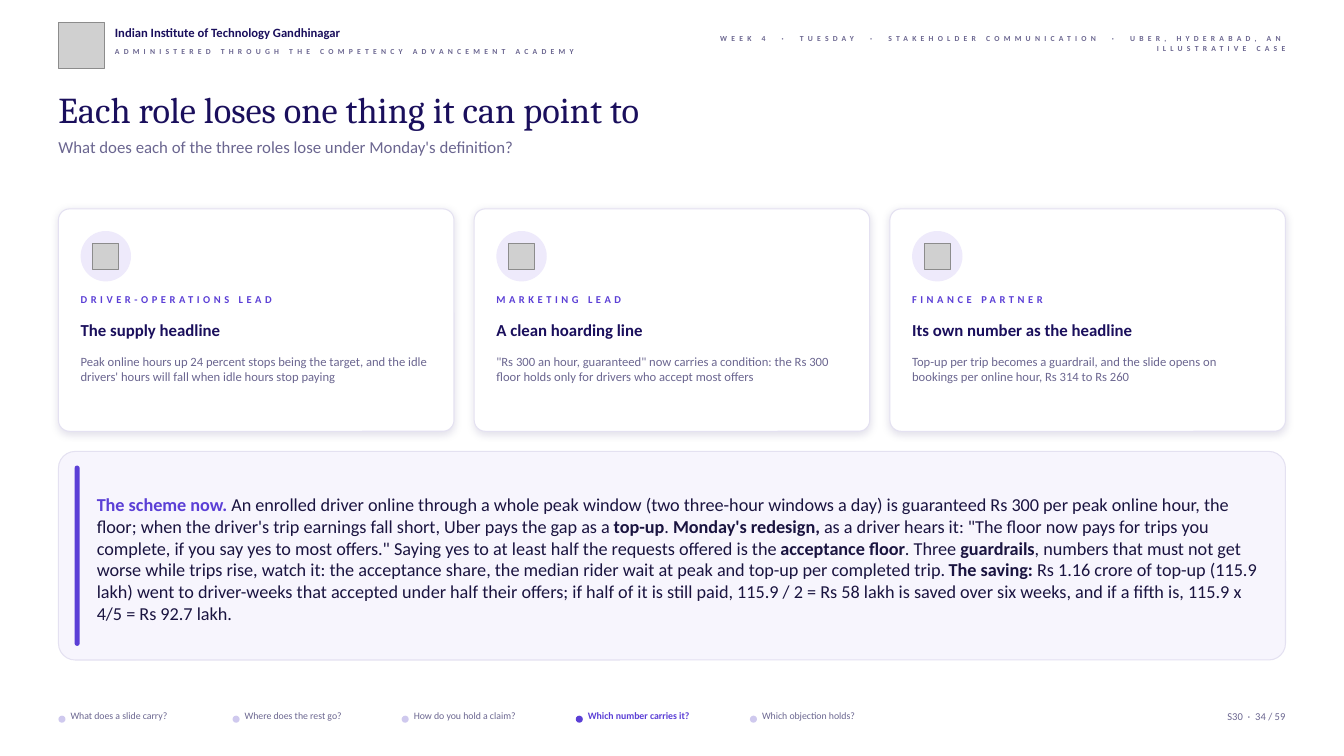
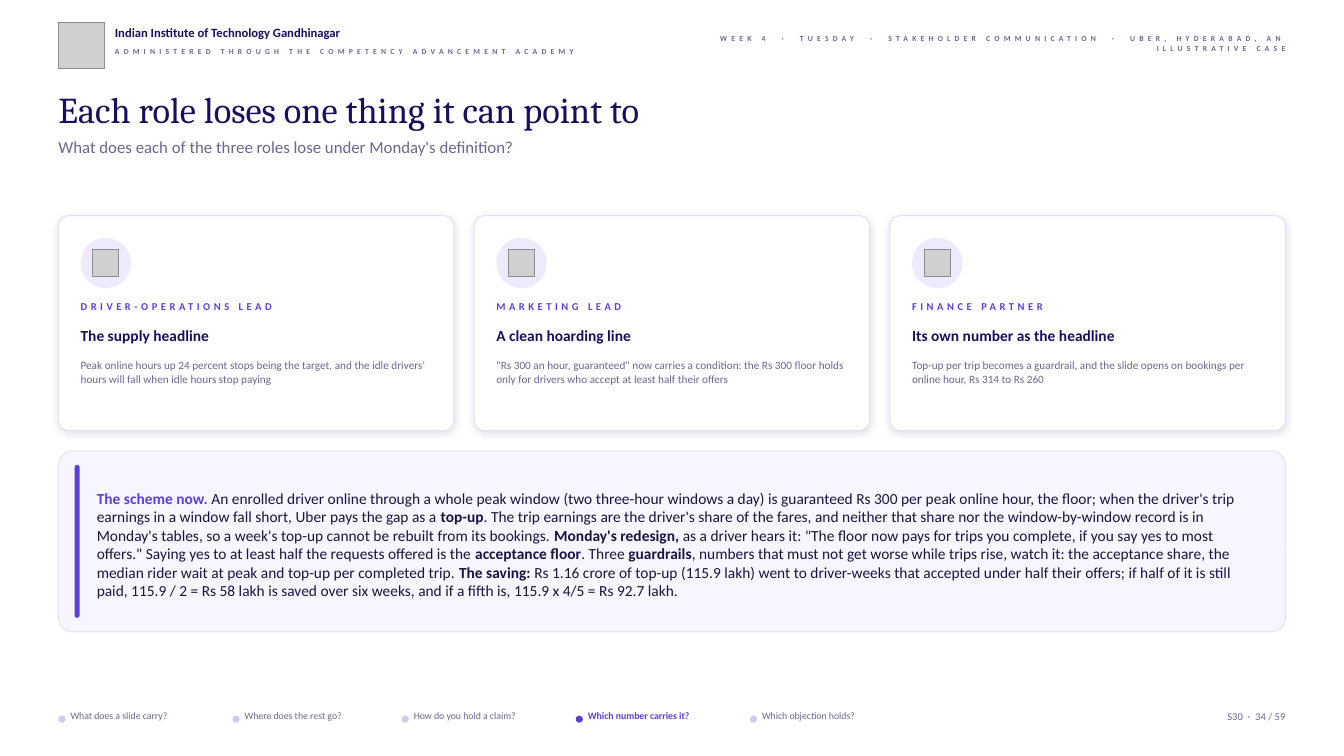
Before and after one commit to fde-academy-lab/c2-content-factory, a slide deck: slide 34 of content/W04/D2/slides/C2_W04_D02_half1_STUDENT.pptx. Drawn at 1344x756 pixels with LibreOffice and Linux fonts; fonts in the diff are those of the drawing; grey boxes stand for pictures; background and template pictures are left out. Boxes give left, top, right and bottom in pixels: in the first picture for what was removed or moved away, otherwise in the second. Text is boxed around its words. In the diff, an @@ line names an element or a change of style, - is before the commit and + after.

```diff
--- a/content/W04/D2/slides/C2_W04_D02_half1_STUDENT.pptx
+++ b/content/W04/D2/slides/C2_W04_D02_half1_STUDENT.pptx
@@ rounded rectangle: place and size @@
-rounded rectangle at (58,209,454,432)
+rounded rectangle at (58,216,454,431)
@@ rounded rectangle: place and size @@
-rounded rectangle at (474,209,869,432)
+rounded rectangle at (474,216,869,431)
@@ rounded rectangle: place and size @@
-rounded rectangle at (890,209,1286,432)
+rounded rectangle at (890,216,1286,431)
@@ 3 pictures, 3 texts, 3 ellipses: place and size @@
-3 pictures, 3 texts, 3 ellipses at (81,231,1042,303)
+3 pictures, 3 texts, 3 ellipses at (81,238,1042,310)
@@ size 12 to 11 pt in 3 elements at (81,330,209,344), (496,330,631,344), (912,330,1115,341) @@
@@ text "Peak online hours up 24 ..." at (81,361,425,385): size 9 to 8 pt @@
@@ text "Top-up per trip becomes a ..." at (912,361,1244,384): size 9 to 8 pt @@
@@ text at (496,361,844,385): text changed; size 9 to 8 pt @@
-"Rs 300 an hour, guaranteed" now carries a condition: the Rs 300 floor holds only for drivers who accept most offers
+"Rs 300 an hour, guaranteed" now carries a condition: the Rs 300 floor holds only for drivers who accept at least half their offers
@@ rounded rectangle: place and size @@
-rounded rectangle at (58,452,1286,660)
+rounded rectangle at (58,451,1286,632)
@@ rounded rectangle: place and size @@
-rounded rectangle at (75,466,80,646)
+rounded rectangle at (75,465,80,618)
@@ text at (97,493,1234,599): text changed; size 13 to 11 pt @@
-The scheme now. An enrolled driver online through a whole peak window (two three-hour windows a day) is guaranteed Rs 300 per peak online hour, the floor; when the driver's trip earnings fall short, Uber pays the gap as a top-up. Monday's redesign, as a driver hears it: "The floor now pays for trips you complete, if you say yes to most offers." Saying yes to at least half the requests offered is the acceptance floor. Three guardrails, numbers that must not get worse while trips rise, watch it: the acceptance share, the median rider wait at peak and top-up per completed trip. The saving: Rs 1.16 crore of top-up (115.9 lakh) went to driver-weeks that accepted under half their offers; if half of it is still paid, 115.9 / 2 = Rs 58 lakh is saved over six weeks, and if a fifth is, 115.9 x 4/5 = Rs 92.7 lakh.
+The scheme now. An enrolled driver online through a whole peak window (two three-hour windows a day) is guaranteed Rs 300 per peak online hour, the floor; when the driver's trip earnings in a window fall short, Uber pays the gap as a top-up. The trip earnings are the driver's share of the fares, and neither that share nor the window-by-window record is in Monday's tables, so a week's top-up cannot be rebuilt from its bookings. Monday's redesign, as a driver hears it: "The floor now pays for trips you complete, if you say yes to most offers." Saying yes to at least half the requests offered is the acceptance floor. Three guardrails, numbers that must not get worse while trips rise, watch it: the acceptance share, the median rider wait at peak and top-up per completed trip. The saving: Rs 1.16 crore of top-up (115.9 lakh) went to driver-weeks that accepted under half their offers; if half of it is still paid, 115.9 / 2 = Rs 58 lakh is saved over six weeks, and if a fifth is, 115.9 x 4/5 = Rs 92.7 lakh.
```
Also in this commit, not shown: 18 other slides changed, 3 other files.
